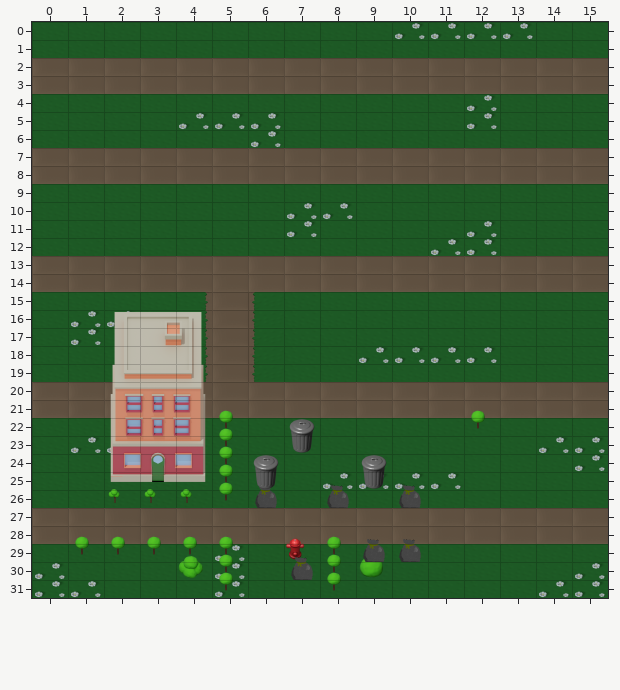
Level history. Tiled map: packages/trashy_road/assets/tiles/map1.tmx. Above, as it was before the edit.
Cells are 128x64 px. Shown: x 0..15, y 0..31.
And afterwards:
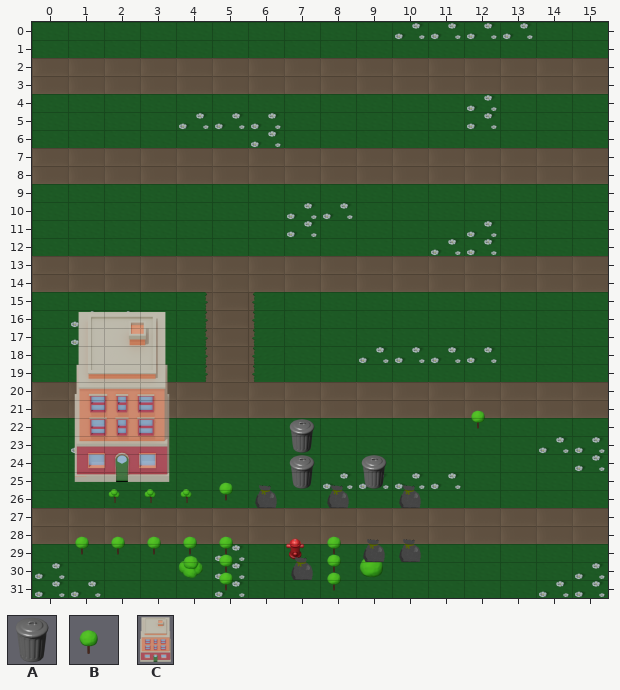
Key: from "Tiles": A 3 "trash_can", B 9 "tree_1", C 14 "building_3".
Objects are placed by their top-left corner, in cells (3,4 is the top-left corner of cell 3,4); size is 1x1 cell unless given.
Author's note on the commit: feat: add building 2 with shadow
Edits made:
--- layer "Obstacles"
-C "building_3" at 2,15.9 size 3x10.1
+C "building_3" at 1,15.9 size 3x10.1
-B "tree_1" at 5,21 size 1x2
-B "tree_1" at 5,22 size 1x2
-B "tree_1" at 5,23 size 1x2
-B "tree_1" at 5,24 size 1x2
--- layer "CoreItemsLayer"
-A "trash_can_plastic" at 6,24 size 1x2
+A "trash_can_plastic" at 7,24 size 1x2
Boxes around the changes in both pictures, in picture pixels (x1, y1, x2, y2):
changed: (74, 312, 315, 489)
